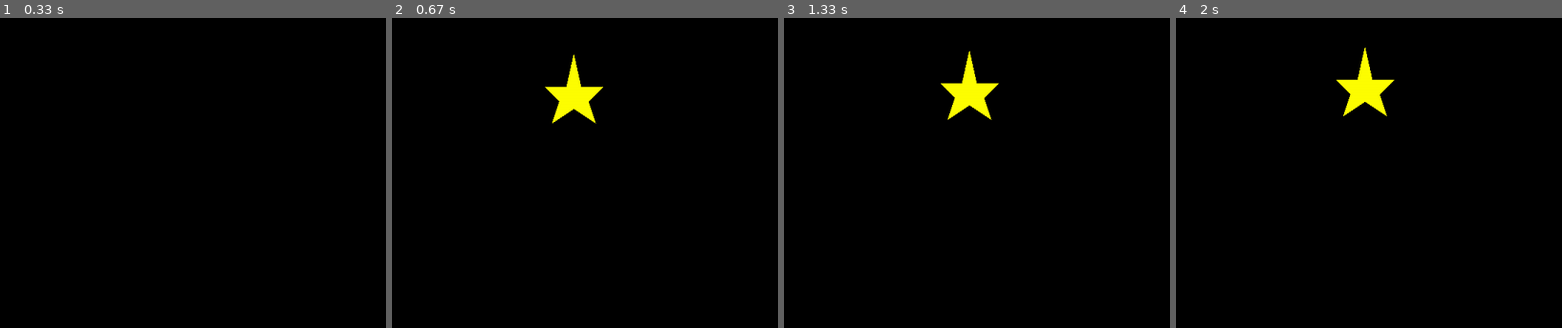
Above: before the commit, frames 1-4 (left to right).
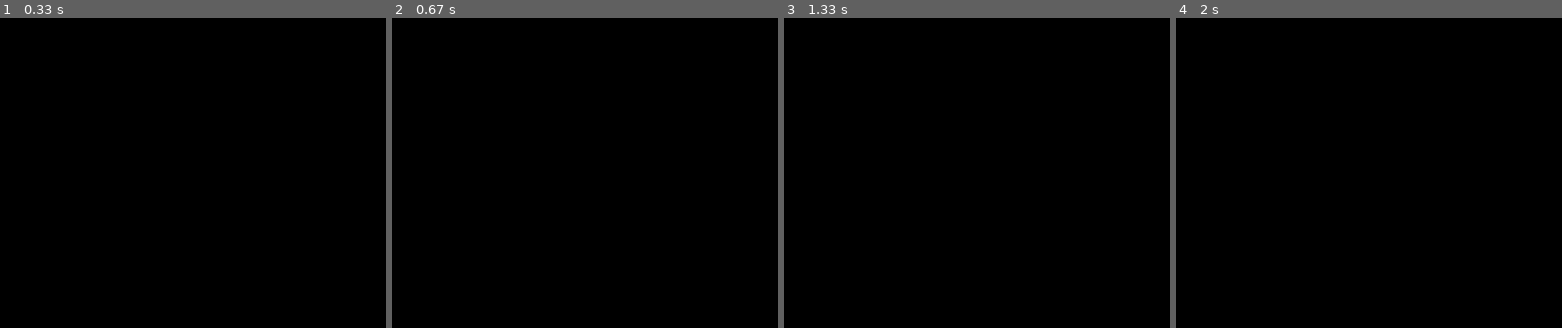
Above: after the commit, the same moments.

Repository: Lesnik201/pygame_tests
Game: pygame game, started from Игра_шарики.py
Two runs of this game, one before a commit and one after it. Both use one fixed random seed, a clock stepped at 60 frames per second and the inputs below.
Inputs:
- Up to frame 1 (0.33 s): no input
- Up to frame 2 (0.67 s): no input
- Up to frame 3 (1.33 s): no input
- Up to frame 4 (2 s): no input
The pictures show only the part of the screen within x 50-100%, y 49-99%; the shares and areas given below are measured in that part.

Frame 1 is identical in both runs. In frame 2, 1.2% of the frame differs, in the area x 39-55%, y 11-35%; in frame 3, 1.3%; in frame 4, 1.3%, in the area x 41-57%, y 9-32%.

Commit message:
Убрал звезду

Diff:
--- a/Игра_шарики.py
+++ b/Игра_шарики.py
@@ -19,9 +19,6 @@
 
 ball_x, ball_y, ball_r = 0, 0, 0
 score = 0
-star_coords = [randint(0, 900), randint(100, 800)]
-diff_star_x = 5
-diff_star_y = -5
 
 
 def new_ball():
@@ -47,7 +44,7 @@
             score_choice = 30
         else:
             score_choice = 10
-        print_score(score_choice, center=(ball_x, ball_y-ball_r), ball=True, font_size=40)
+        print_score(score_choice, center=(ball_x, ball_y - ball_r), ball=True, font_size=40)
     score += score_choice
 
 
@@ -60,13 +57,6 @@
     text = font.render(string, True, (255, 255, 255))
     place = text.get_rect(center=center)
     screen.blit(text, place)
-
-
-def star(star_x, star_y):
-    polygon(screen, 'yellow', ((star_x + 10, star_y), (star_x + 20, star_y - 30), (star_x, star_y - 50),
-                               (star_x + 30, star_y - 50), (star_x + 40, star_y - 95), (star_x + 50, star_y - 50),
-                               (star_x + 80, star_y - 50), (star_x + 60, star_y - 30), (star_x + 70, star_y),
-                               (star_x + 40, star_y - 20)))
 
 
 pygame.display.update()
@@ -82,14 +72,6 @@
         elif event.type == pygame.MOUSEBUTTONDOWN:
             click(event)
 
-    if 1120 <= star_coords[0] or star_coords[0] <= 0:
-        diff_star_x = 0 - diff_star_x
-    if 900 <= star_coords[1] or star_coords[1] <= 95:
-        diff_star_y = 0 - diff_star_y
-    star_coords[0] += diff_star_x
-    star_coords[1] += diff_star_y
-    star(star_coords[0], star_coords[1])
-
     new_ball()
     print_score(str(score))
     pygame.display.update()
